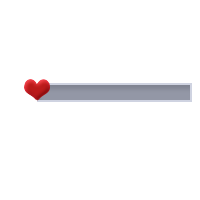
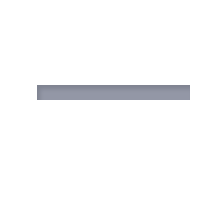
Before/after of a 200 x 200 layered artwork. What changed in the layer stack:
removed layer "Shape 1" over [24, 79, 50, 101]
removed layer "Rectangle 1" over [37, 83, 192, 102]